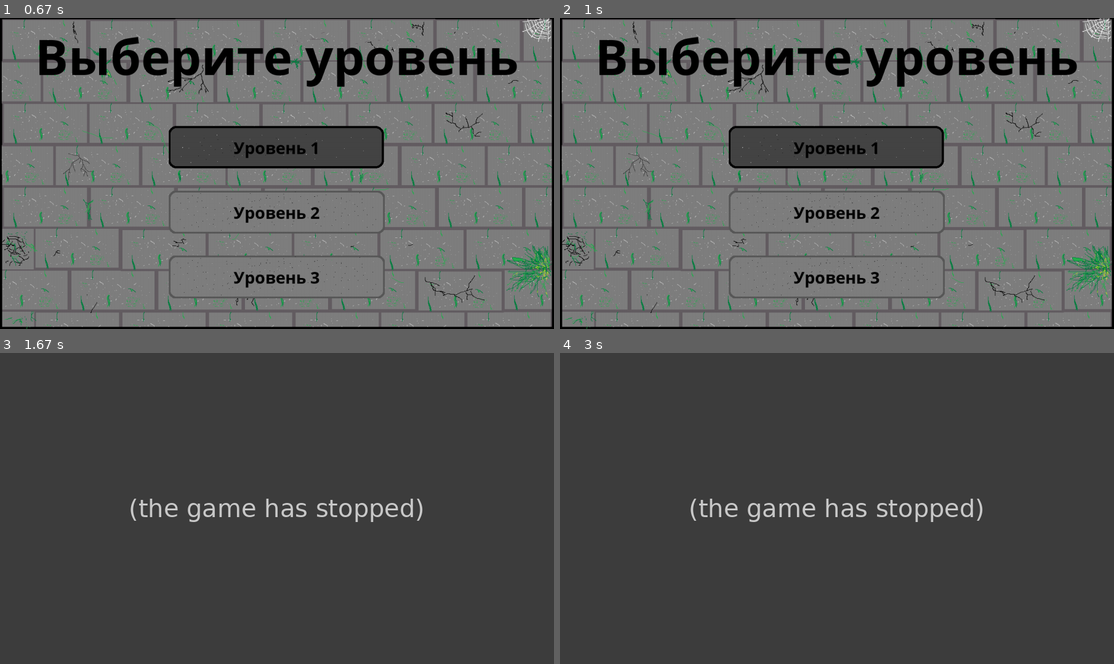
Above: before the commit, frames 1-4 (two rows, left to right).
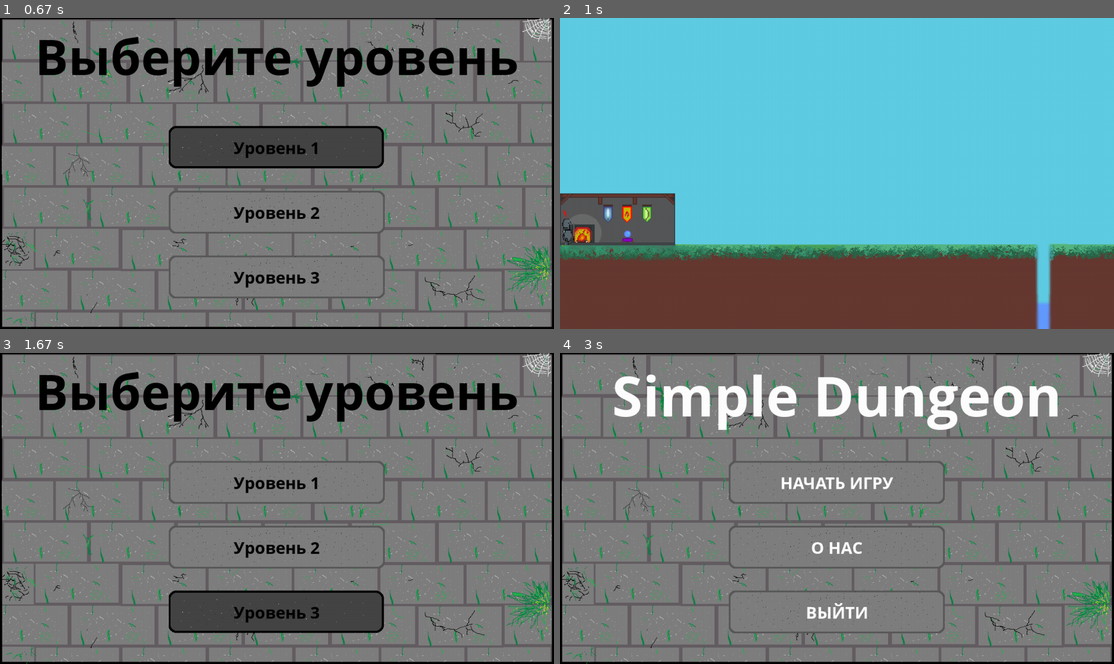
Above: after the commit, the same moments.

Repository: plov-cyber/Simple_Dungeon_PyGame
Game: pygame game, started from main.py
Two runs of this game, one before a commit and one after it. Both use one fixed random seed, a clock stepped at 60 frames per second and the inputs below.
Inputs (mouse positions are in pixels of both pictures, inside the frame that each line leads up to):
- Up to frame 1 (0.67 s): click (277, 148) at 0.38 s
- Up to frame 2 (1 s): click (837, 148) at 0.72 s
- Up to frame 3 (1.67 s): hold Esc 1-1.47 s; hold Right 1-1.47 s; move the mouse to (315, 573) at 1.03 s; click (277, 611) at 1.55 s
- Up to frame 4 (3 s): hold Esc 1.83-2.3 s; press the mouse at (837, 483) at 2.37 s; move the mouse to (831, 517) at 2.47 s; release the mouse at (831, 552) at 2.6 s; press the mouse at (837, 483) at 2.7 s; move the mouse to (914, 552) at 2.8 s; release the mouse at (992, 620) at 2.93 s

Frame 1 is identical in both runs. In frame 2, 100% of the frame differs, in the area x 0-100%, y 0-100%; in frame 3, 94%; in frame 4, 99%.
Before the commit the program exited at 1.6 s; later frames show no game.

Commit message:
Добавил наброски классов главного героя и уровня. Написал класс облаков и анимированного спрайта.

Diff:
--- a/main.py
+++ b/main.py
@@ -1,6 +1,7 @@
 # Импорт необходимых библиотек
 import os
 import pygame
+import random
 
 pygame.init()
 
@@ -47,11 +48,83 @@
     return image
 
 
+class Cloud(pygame.sprite.Sprite):
+    def __init__(self, group):
+        super().__init__(group)
+        self.image = random.choice(CLOUD_IMGS)
+        self.rect = self.image.get_rect()
+        self.rect.x = random.choice([6144, -self.image.get_width()])
+        self.rect.y = random.randint(0, 150)
+        self.vx = random.choice([-1, 1])
+
+    def update(self):
+        if self.rect.x < -self.image.get_width() or self.rect.x > 6144:
+            self.kill()
+        else:
+            self.rect.x += self.vx
+
+
+class Level:
+    def __init__(self, image, enemies, platforms):
+        self.image = image
+        self.enemies = enemies
+        self.platforms = platforms
+
+    def play_level(self):
+        lvl_sc.blit(self.image, (0, 0))
+
+
+class AnimatedSprite(pygame.sprite.Sprite):
+    """Класс анимированного спрайта."""
+
+    def __init__(self, group, sheet, columns, rows, x, y):
+        super().__init__(group)
+        self.frames = []
+        self.cut_sheet(sheet, columns, rows)
+        self.cur_frame = 0
+        self.image = self.frames[self.cur_frame]
+        self.rect = self.rect.move(x, y)
+
+    def cut_sheet(self, sheet, columns, rows):
+        self.rect = pygame.Rect(0, 0, sheet.get_width() // columns,
+                                sheet.get_height() // rows)
+        for j in range(rows):
+            for i in range(columns):
+                frame_location = (self.rect.w * i, self.rect.h * j)
+                self.frames.append(sheet.subsurface(pygame.Rect(
+                    frame_location, self.rect.size)))
+
+    def update(self):
+        self.cur_frame = (self.cur_frame + 1) % len(self.frames)
+        self.image = self.frames[self.cur_frame]
+
+
 class Hero(pygame.sprite.Sprite):
     """Класс главного героя. Принимает координаты."""
 
-    def __init__(self, screen, group, x, y):
+    def __init__(self, group, x, y):
         super().__init__(group)
+        self.image = pygame.transform.scale(load_image('knight.png'), (30, 80))
+        self.rect = self.image.get_rect()
+        self.rect.x, self.rect.y = x, y
+        self.turn = False
+        self.jump = False
+        self.moving = False
+
+    def move(self, x, y):
+        global level_x
+        if x < self.rect.x and not self.turn:
+            self.image = pygame.transform.flip(self.image, 1, 0)
+            self.turn = True
+        elif x > self.rect.x and self.turn:
+            self.image = pygame.transform.flip(self.image, 1, 0)
+            self.turn = False
+
+        if self.rect.x >= 655 and 0 >= level_x:
+            level_x -= x - self.rect.x
+        else:
+            level_x = 0
+            self.rect.x, self.rect.y = x, y
 
 
 class Button(pygame.sprite.Sprite):
@@ -84,11 +157,18 @@
 MENU_SCREEN = 'menu_screen'
 ABOUT_SCREEN = 'about_screen'
 LVL_CH_SCREEN = 'level_choice_screen'
+LVL = 'level_screen'
 now_screen = MENU_SCREEN
 with open('sources/titres.txt', encoding='utf-8') as f:
     TITRES_TEXT = [i.strip() for i in f.readlines()]
 BUTTON_FONT = pygame.font.SysFont('comicsansms', 40, bold=True)
 TITRES_FONT = pygame.font.SysFont('comicsansms', 50)
+MENU_BTN_TITLES = ['НАЧАТЬ ИГРУ', 'О НАС', 'ВЫЙТИ']
+LEVEL_BTN_TITLES = ['Уровень 1', 'Уровень 2', 'Уровень 3']
+menu_buttons = pygame.sprite.Group()
+level_buttons = pygame.sprite.Group()
+hero_group = pygame.sprite.Group()
+clouds = pygame.sprite.Group()
 
 # Инициализация экрана, установка оглавление и иконки приложения.
 screen = pygame.display.set_mode((WIN_WIDTH, WIN_HEIGHT))
@@ -100,6 +180,8 @@
 # Загрузка изображений.
 BTN_IMGS = [load_image('btn.png', pygame.Color('white')), load_image('btn_act.png', pygame.Color('white'))]
 BACKGROUND = load_image('background.png')
+CLOUD_IMGS = [load_image('cloud1.png', (95, 205, 228)), load_image('cloud2.png', (95, 205, 228)),
+              load_image('cloud3.png', (95, 205, 228))]
 
 # Загрузка звуков и музыки.
 load_sound(0, 'title_menu_music.mp3')
@@ -127,13 +209,20 @@
                                                                          pygame.Color('black'))
 l_ch_screen.blit(LVL_CH_TITLE, ((WIN_WIDTH - LVL_CH_TITLE.get_width()) // 2, 5))
 
-SCREENS = {MENU_SCREEN: menu_screen, ABOUT_SCREEN: about_screen, LVL_CH_SCREEN: l_ch_screen}
+# Уровень.
+lvl_sc = pygame.Surface((WIN_WIDTH, WIN_HEIGHT))
+level = None
+level_x = 0
+LEVELS = [Level(pygame.transform.scale(load_image('level_1.png'), (6144, 1440)), [], [])]
+ticks = 0
+
+# Главный герой.
+hero = Hero(hero_group, 5, 445)
+
+# Экраны.
+SCREENS = {MENU_SCREEN: menu_screen, ABOUT_SCREEN: about_screen, LVL_CH_SCREEN: l_ch_screen, LVL: lvl_sc}
 
 # Инициализация кнопок и объединение их в группы.
-MENU_BTN_TITLES = ['НАЧАТЬ ИГРУ', 'О НАС', 'ВЫЙТИ']
-menu_buttons = pygame.sprite.Group()
-LEVEL_BTN_TITLES = ['Уровень 1', 'Уровень 2', 'Уровень 3']
-level_buttons = pygame.sprite.Group()
 for i in range(3):
     Button(menu_screen, menu_buttons, i * 150 + 250, MENU_BTN_TITLES[i], pygame.Color('white'))
     Button(l_ch_screen, level_buttons, i * 150 + 250, LEVEL_BTN_TITLES[i], pygame.Color('black'))
@@ -202,16 +291,49 @@
         for event in pygame.event.get():
             if event.type == pygame.QUIT:
                 terminate()
-            elif event.type == pygame.KEYDOWN and event.key == pygame.K_ESCAPE:
+            elif event.type == pygame.KEYUP and event.key == pygame.K_ESCAPE:
                 now_screen = MENU_SCREEN
             for btn in level_buttons:
                 if event.type == pygame.MOUSEBUTTONUP and event.button == 1 and btn.rect.collidepoint(event.pos):
                     btn_sound.play()
+                    if btn.title == 'Уровень 1':
+                        level = 1
+                        now_screen = LVL
+                    elif btn.title == 'Уровень 2':
+                        pass
+                    elif btn.title == 'Уровень 3':
+                        pass
 
         l_ch_screen.blit(BACKGROUND, (0, 0))
         l_ch_screen.blit(LVL_CH_TITLE, ((WIN_WIDTH - LVL_CH_TITLE.get_width()) // 2, 10))
         level_buttons.draw(l_ch_screen)
         level_buttons.update()
+
+    # Код для уровней.
+    elif now_screen == LVL:
+
+        pygame.mixer_music.pause()
+        for event in pygame.event.get():
+            if event.type == pygame.QUIT:
+                terminate()
+            elif event.type == pygame.KEYUP and event.key == pygame.K_ESCAPE:
+                now_screen = LVL_CH_SCREEN
+
+        keys = pygame.key.get_pressed()
+        if keys[pygame.K_RIGHT]:
+            pass
+        if keys[pygame.K_LEFT]:
+            pass
+
+        lvl_sc.blit(LEVELS[level - 1].image, (level_x, -500))
+        hero_group.draw(lvl_sc)
+        if ticks == random.randint(0, 75):
+            Cloud(clouds)
+        clouds.draw(lvl_sc)
+        clouds.update()
+        ticks += 1
+        if ticks > 75:
+            ticks = 0
 
     # Обновление экрана
     screen.blit(SCREENS[now_screen], (0, 0))
Binary file added: sources/cloud1.png
Binary file added: sources/cloud2.png
Binary file added: sources/cloud3.png
Binary file added: sources/knight.png
Binary file added: sources/level_1.png
